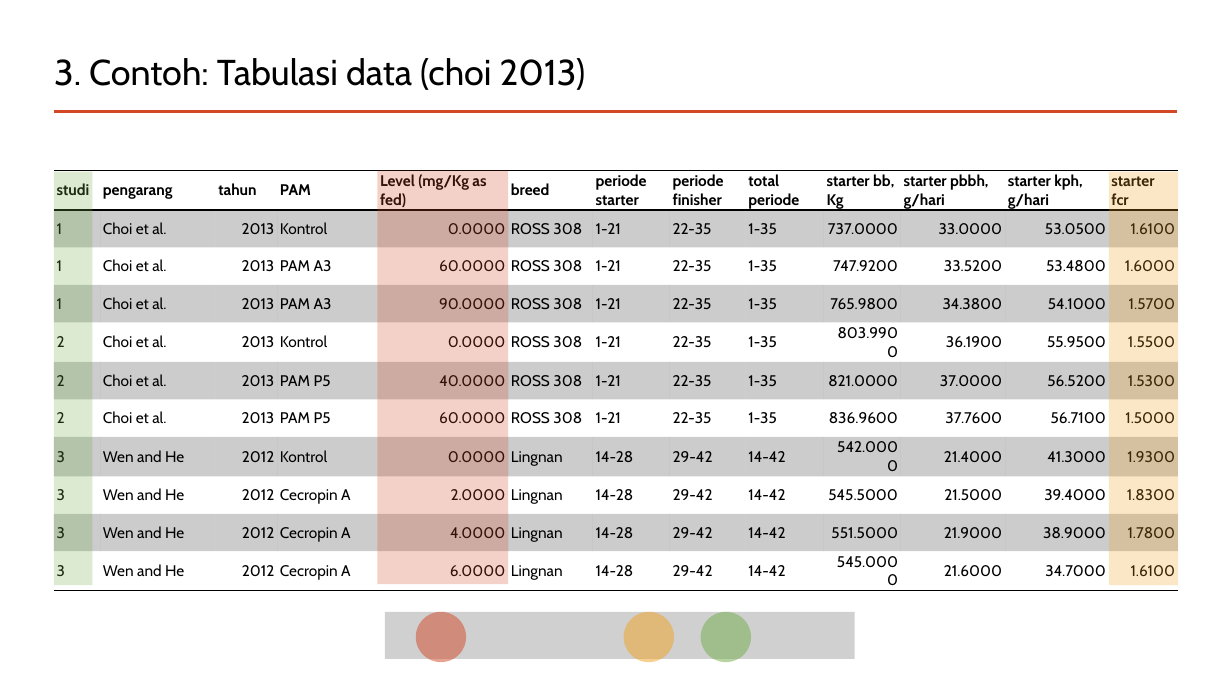
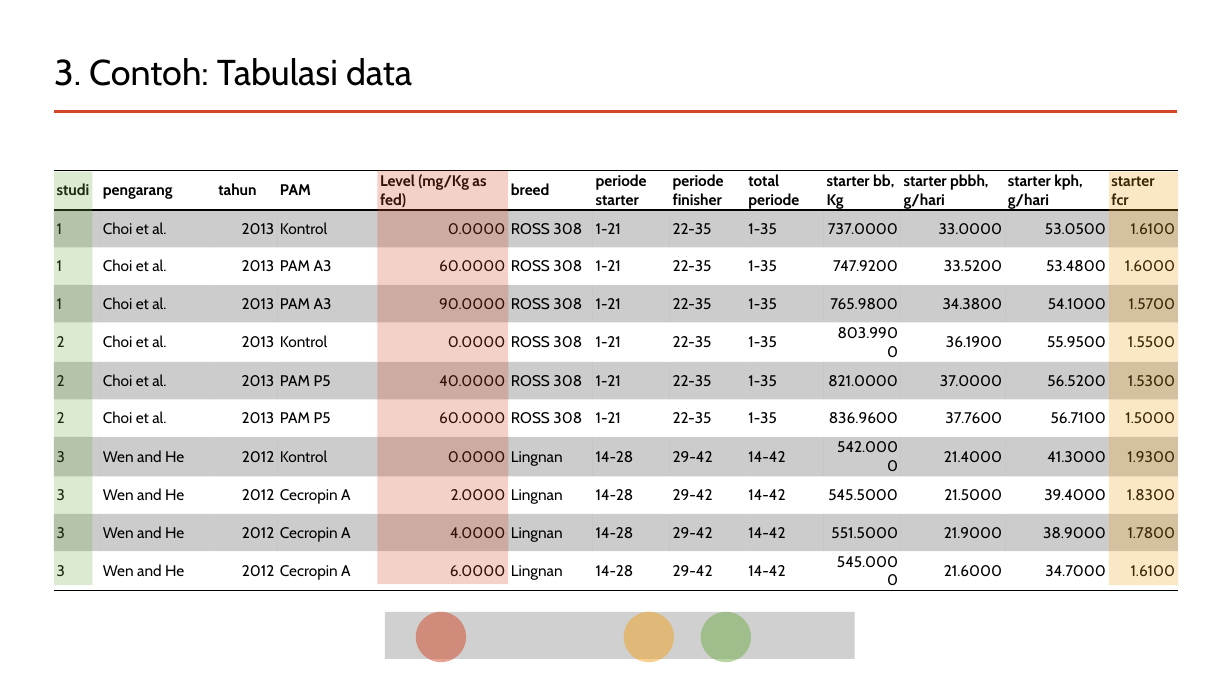
Before and after one commit to mohammad-miftakhus-sholikin/pelatihan-2020-metal, a slide deck: slide 11 of ch3_reference/Presentation_2022__Sholikin.pptx. Drawn at 1232x693 pixels with LibreOffice and Linux fonts; fonts in the diff are those of the drawing; grey boxes stand for pictures. Boxes give left, top, right and bottom in pixels: in the first picture for what was removed or moved away, otherwise in the second. Text is boxed around its words. In the diff, an @@ line names an element or a change of style, - is before the commit and + after.

```diff
--- a/ch3_reference/Presentation_2022__Sholikin.pptx
+++ b/ch3_reference/Presentation_2022__Sholikin.pptx
@@ title at [54,58,412,86]: text changed @@
-3. Contoh: Tabulasi data (choi 2013)
+3. Contoh: Tabulasi data
```
Also in this commit, not shown: 1 other slide changed, 2 other files.
